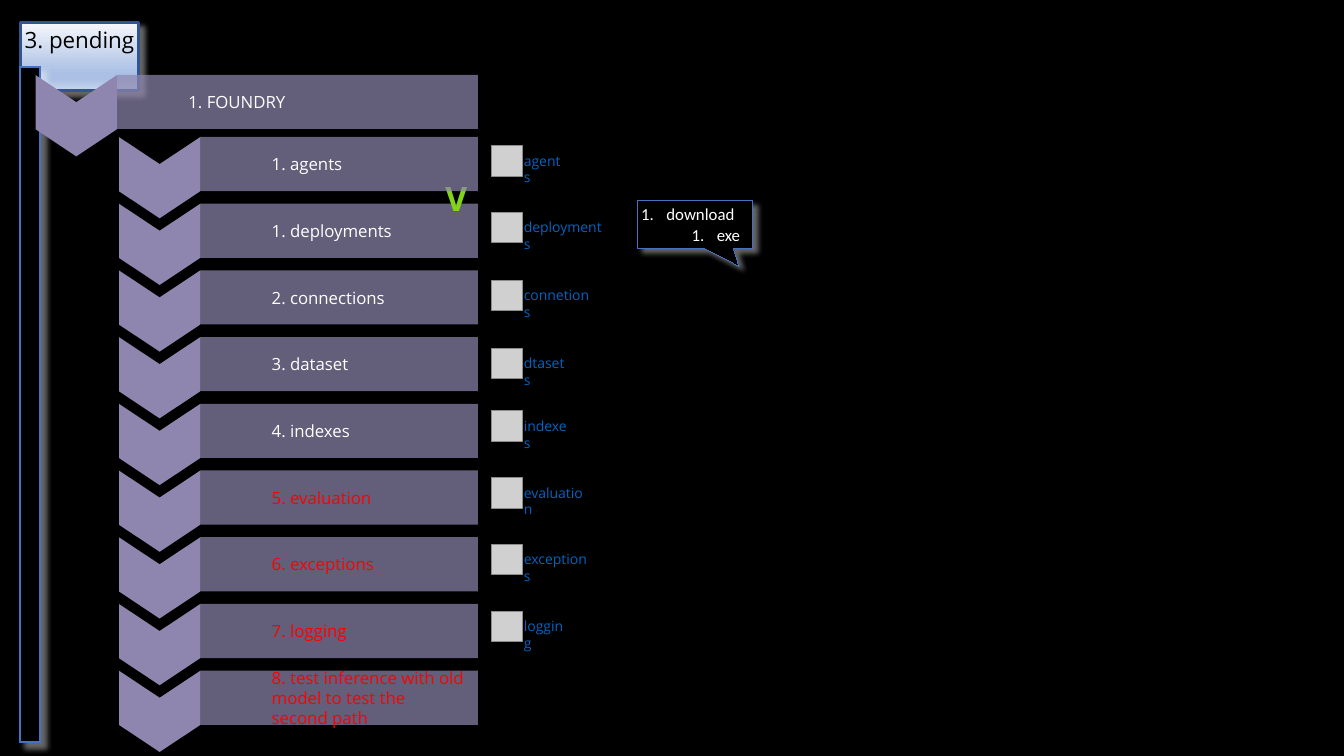
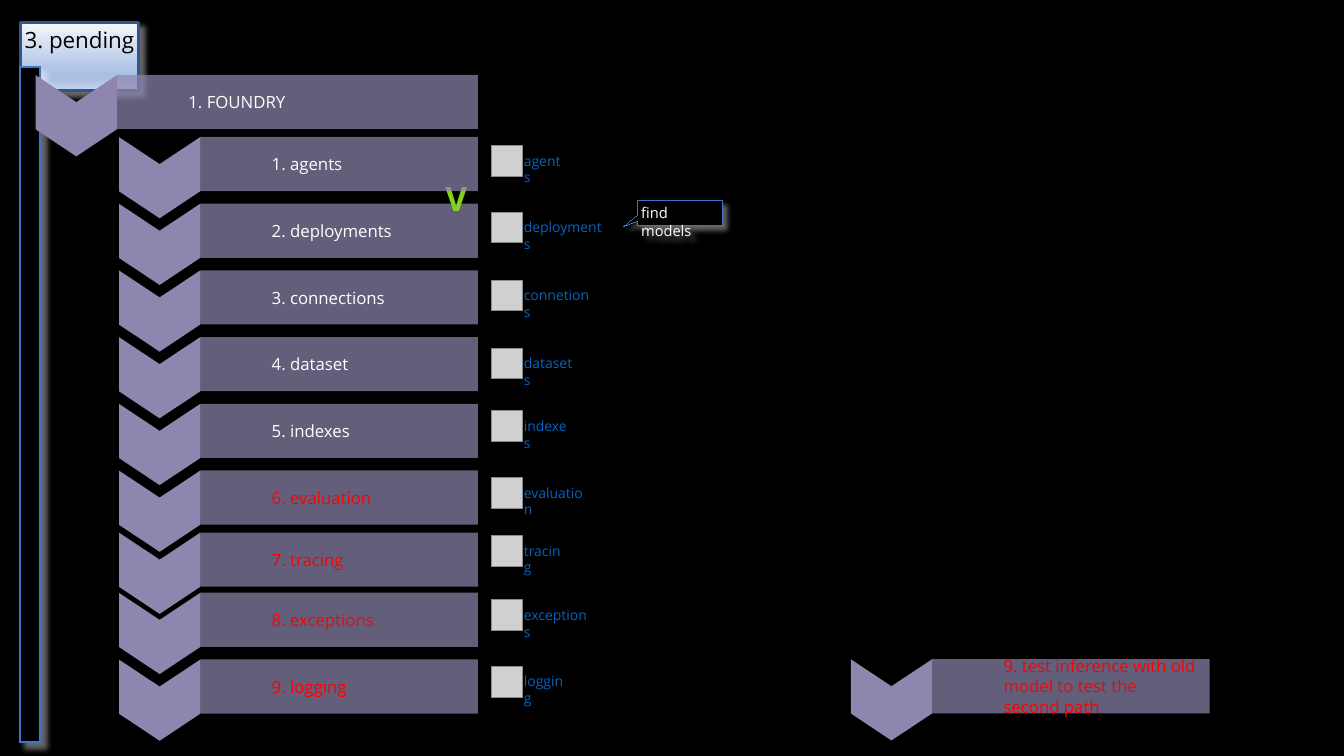
Before and after one commit to 1010836/portfolio, a slide deck: slide 5 of foundry/foundry.odp. Drawn at 1344x756 pixels with LibreOffice and Linux fonts; fonts in the diff are those of the drawing; grey boxes stand for pictures. Boxes give left, top, right and bottom in pixels: in the first picture for what was removed or moved away, otherwise in the second. Text is boxed around its words. In the diff, an @@ line names an element or a change of style, - is before the commit and + after.

```diff
--- a/foundry/foundry.odp
+++ b/foundry/foundry.odp
@@ speech box removed at [637, 201, 753, 249] @@
-1. download
-  1. exe
@@ speech box added at [637, 201, 722, 226], fill #000000, outline #4472C4 0 pt, 10.5 pt, text #FFFFFF @@
+find models
@@ text in rounded rectangle at [272, 224, 392, 241]: text changed @@
-1. deployments
+2. deployments
@@ text in rounded rectangle at [272, 292, 385, 304]: text changed @@
-2. connections
+3. connections
@@ text in rounded rectangle at [272, 357, 348, 370]: text changed @@
-3. dataset
+4. dataset
@@ text at [514, 350, 587, 377]: text changed @@
-dtasets
+datasets
@@ text in rounded rectangle at [272, 424, 350, 437]: text changed @@
-4. indexes
+5. indexes
@@ text in rounded rectangle at [272, 491, 371, 504]: text changed @@
-5. evaluation
+6. evaluation
@@ freeform shape: place and size @@
-freeform shape at [119, 537, 201, 619]
+freeform shape at [119, 532, 201, 614]
@@ rounded rectangle added at [201, 532, 479, 587], fill #8E86AE at 70% opacity, 12 pt, text #FF0000 @@
+7. tracing
@@ text added at [514, 537, 577, 565], 10 pt, text #0563C1 @@
+tracing
@@ text in rounded rectangle at [272, 614, 374, 630]: text changed @@
-6. exceptions
+8. exceptions
@@ 2 pictures, 2 freeform shapes: place and size @@
-2 pictures, 2 freeform shapes at [119, 544, 522, 752]
+2 pictures, 2 freeform shapes at [119, 535, 522, 741]
@@ 2 texts, 2 rounded rectangles: place and size @@
-2 texts, 2 rounded rectangles at [201, 537, 602, 658]
+2 texts, 2 rounded rectangles at [201, 593, 602, 714]
@@ freeform shape added at [851, 659, 933, 741], fill #8E86AE @@
@@ rounded rectangle "9. test inference with old ...": place and size @@
-rounded rectangle "9. test inference with old ..." at [201, 670, 479, 725]
+rounded rectangle "9. test inference with old ..." at [933, 659, 1211, 714]
@@ text in rounded rectangle at [1004, 657, 1196, 718]: text changed @@
-8. test inference with old model to test the second path
+9. test inference with old model to test the second path
@@ text in rounded rectangle at [272, 680, 346, 697]: text changed @@
-7. logging
+9. logging
@@ picture added at [492, 666, 522, 697] @@
```
Also in this commit, not shown: 1 slide added.
